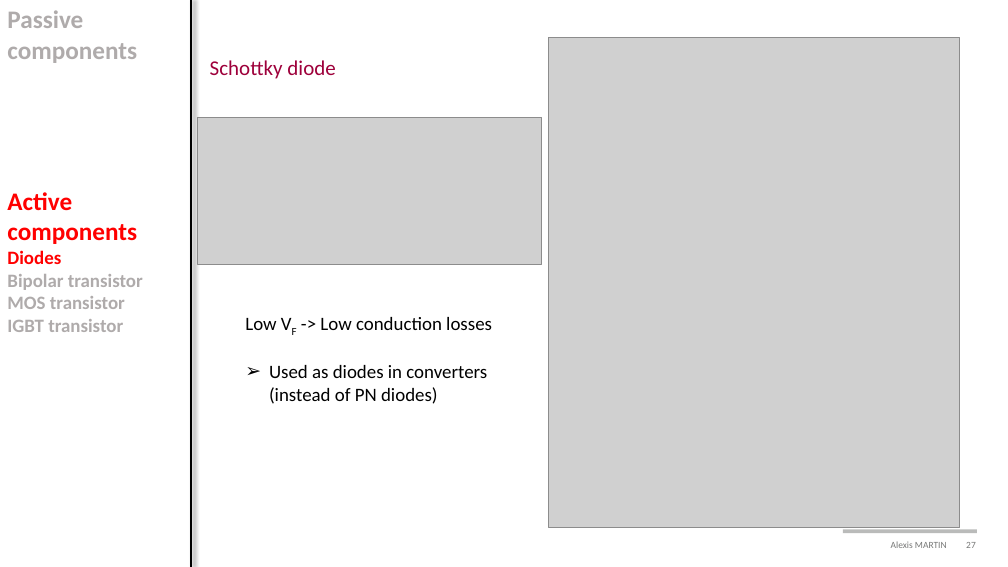
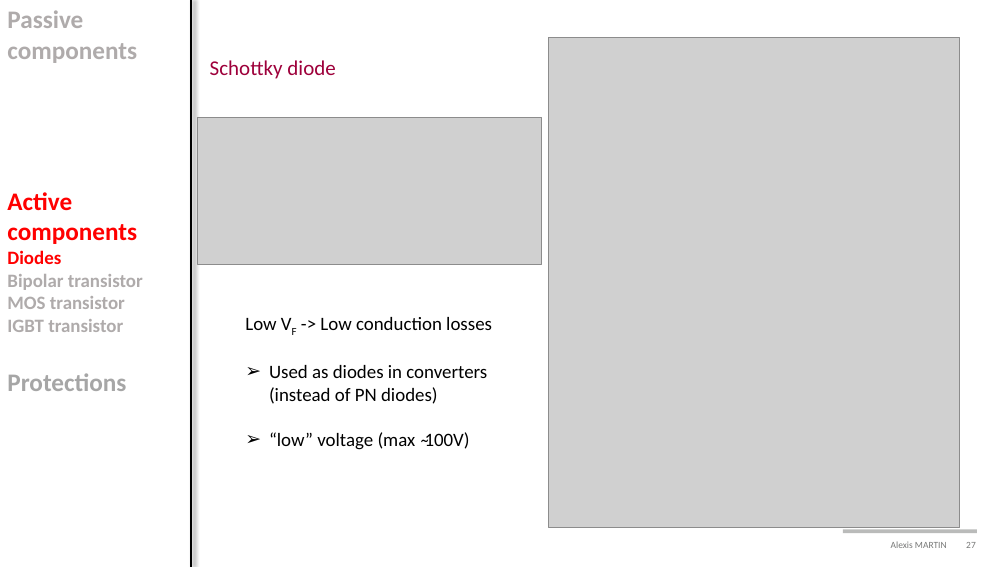
Before and after one commit to alexismartin46/Cours_Electronique_de_Puissance_FISE2, a slide deck: slide 27 of Cours/Cours3_components.pptx. Drawn at 1008x567 pixels with LibreOffice and Linux fonts; fonts in the diff are those of the drawing; grey boxes stand for pictures; background and template pictures are left out. Boxes give left, top, right and bottom in pixels: in the first picture for what was removed or moved away, otherwise in the second. Text is boxed around its words. In the diff, an @@ line names an element or a change of style, - is before the commit and + after.

```diff
--- a/Cours/Cours3_components.pptx
+++ b/Cours/Cours3_components.pptx
@@ text at <box>7,373,126,391</box>: paragraph added @@
+Protections
@@ text at <box>269,432,470,450</box>: paragraph added @@
+➢ “low” voltage (max ̴100V)
```
Also in this commit, not shown: 43 other slides changed, 25 other files.
